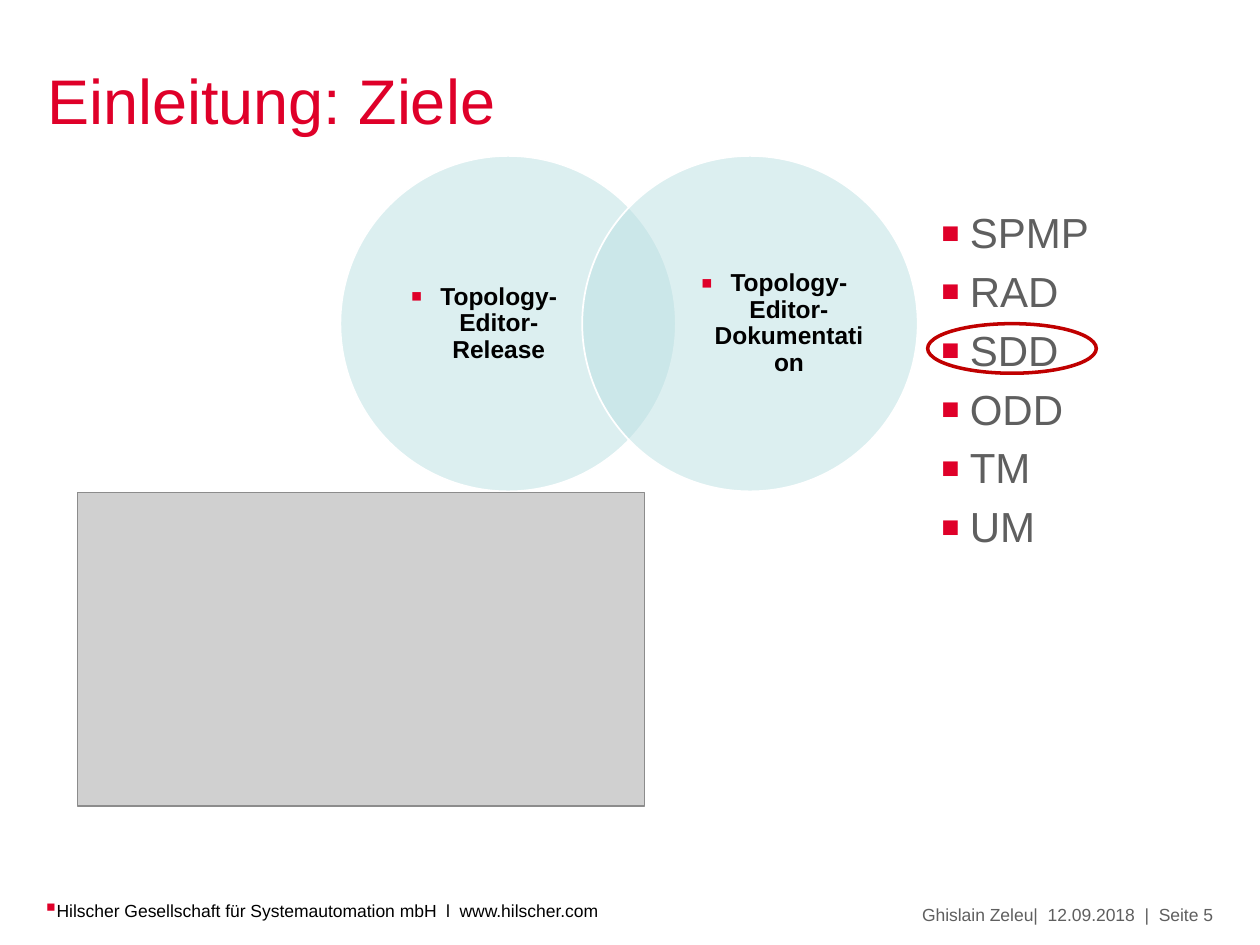
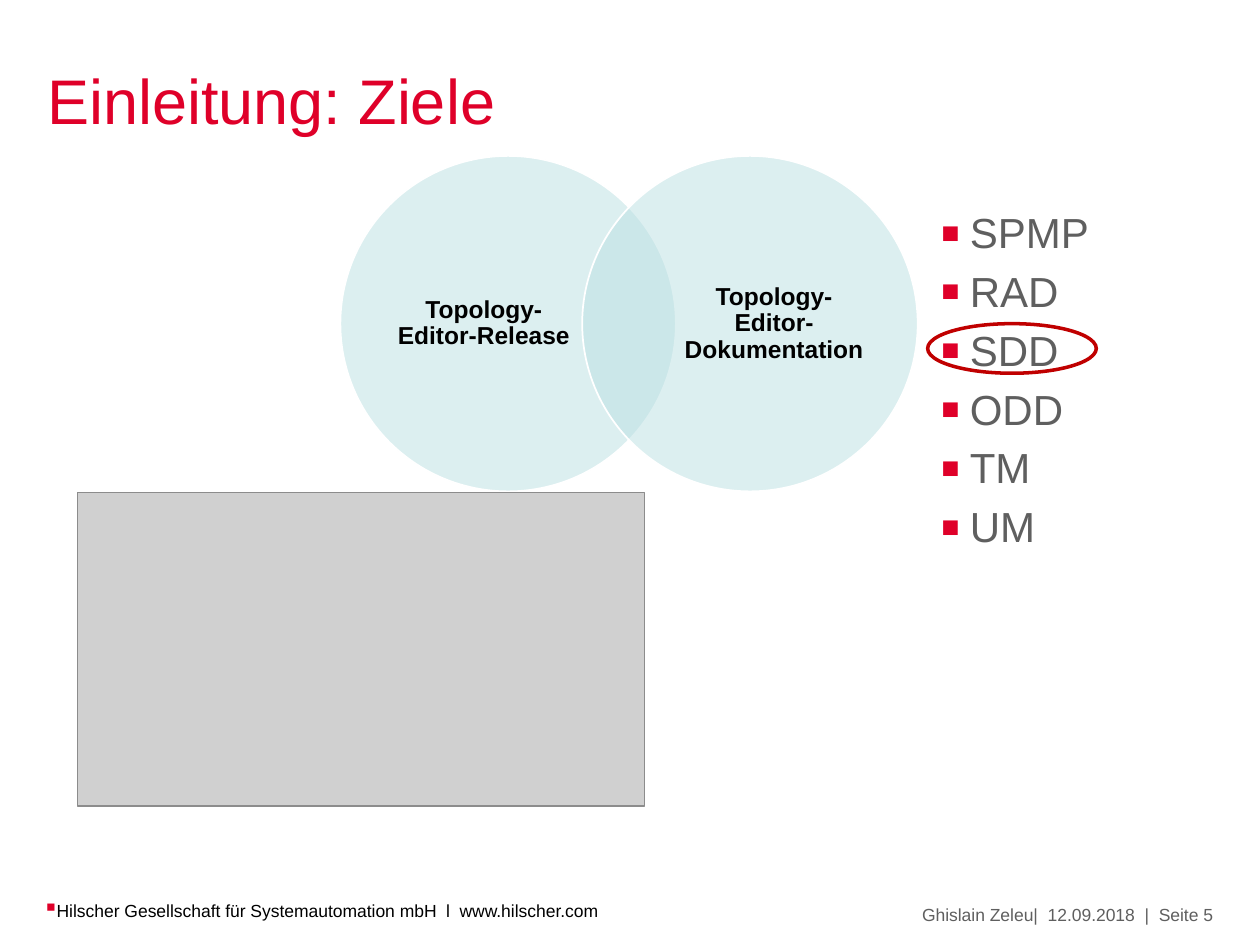
Before and after one commit to Ghislain1/zoe-fb-app, a slide deck: slide 5 of Topology-Editor.pptx. Drawn at 1260x945 pixels with LibreOffice and Linux fonts; fonts in the diff are those of the drawing; grey boxes stand for pictures; background and template pictures are left out. Boxes give left, top, right and bottom in pixels: in the first picture for what was removed or moved away, otherwise in the second. Text is boxed around its words. In the diff, an @@ line names an element or a change of style, - is before the commit and + after.

```diff
--- a/Topology-Editor.pptx
+++ b/Topology-Editor.pptx
@@ text "Topology-Editor-Release" at (398,300,570,345): bullet ▪ to none @@
@@ text "Topology-Editor-Dokumentation" at (685,287,863,359): bullet ▪ to none @@
```
Also in this commit, not shown: 4 other slides changed, 1 slide removed.
